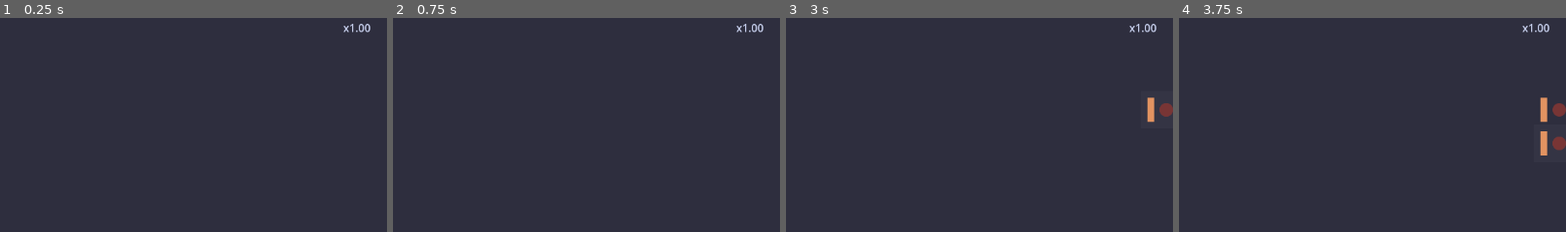
Above: before the commit, frames 1-4 (left to right).
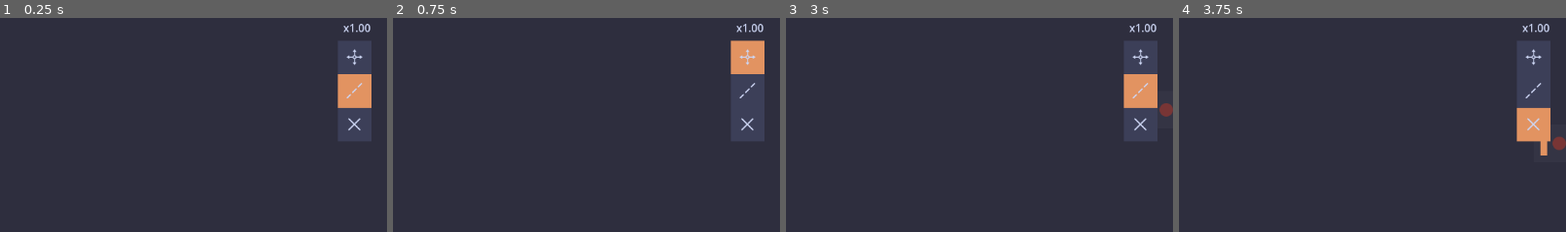
Above: after the commit, the same moments.

Repository: SinaMajdieh/SimuLogic
Game: Godot game, scene res://scenes/main.tscn
Two runs of this game, one before a commit and one after it. Both use one fixed random seed, a clock stepped at 60 frames per second and the inputs below.
Inputs (mouse positions are % of the whole screen's width and height, from its top left):
- Up to frame 1 (0.25 s): no input
- Up to frame 2 (0.75 s): click (96, 9) at 0.52 s
- Up to frame 3 (3 s): click "Input Pin" at 1.25 s; click (17, 100) at 2 s; click (96, 17) at 2.77 s
- Up to frame 4 (3.75 s): click (96, 25) at 3.52 s
The pictures show only the part of the screen within x 50-100%, y 0-50%; the shares and areas given below are measured in that part.

The runs differ from the first frame. In frame 1, 4.0% of the frame differs, in the area x 87-96%, y 10-58%; in frame 2, 4.0%; in frame 3, 3.7%; in frame 4, 4.1%, in the area x 87-100%, y 10-58%.

Commit message:
Side panel added to represent and change input modes precise movement added (horizontal and vertical movement lock while holding shift, snap to grid)

Diff:
--- a/project.godot
+++ b/project.godot
@@ -25,6 +25,7 @@
 Sim="*res://scenes/simulation.tscn"
 Arch="*res://scripts/resource/architecture.gd"
 ShortcutManager="*res://scripts/input/shortcut_manager.gd"
+InputManager="*res://scenes/input/input_manager.tscn"
 
 [display]
 
@@ -84,6 +85,16 @@
 "events": [Object(InputEventKey,"resource_local_to_scene":false,"resource_name":"","device":-1,"window_id":0,"alt_press …(189 unchanged characters)…
 ]
 }
+snap_to_grid_shortcut={
+"deadzone": 0.2,
+"events": [Object(InputEventKey,"resource_local_to_scene":false,"resource_name":"","device":-1,"window_id":0,"alt_pressed":false,"shift_pressed":false,"ctrl_pressed":true,"meta_pressed":false,"pressed":false,"keycode":0,"physical_keycode":71,"key_label":0,"unicode":0,"location":0,"echo":false,"script":null)
+]
+}
+grid_shortcut={
+"deadzone": 0.2,
+"events": [Object(InputEventKey,"resource_local_to_scene":false,"resource_name":"","device":-1,"window_id":0,"alt_pressed":false,"shift_pressed":false,"ctrl_pressed":false,"meta_pressed":false,"pressed":false,"keycode":0,"physical_keycode":71,"key_label":0,"unicode":103,"location":0,"echo":false,"script":null)
+]
+}
 
 [rendering]
 
--- a/scenes/chip/chip_ui.tscn
+++ b/scenes/chip/chip_ui.tscn
@@ -19,17 +19,8 @@
 [node name="Component" type="PanelContainer" node_paths=PackedStringArray("input_container", "output_container", "sub_chip_container", "name_tag") groups=["chip"]]
 z_index = 1
 custom_minimum_size = Vector2(50, 25)
-anchors_preset = 8
-anchor_left = 0.5
-anchor_top = 0.5
-anchor_right = 0.5
-anchor_bottom = 0.5
-offset_left = -44.0
-offset_top = -12.5
-offset_right = 44.0
-offset_bottom = 12.5
-grow_horizontal = 2
-grow_vertical = 2
+offset_right = 88.0
+offset_bottom = 28.0
 size_flags_horizontal = 3
 size_flags_vertical = 3
 theme_override_styles/panel = SubResource("StyleBoxFlat_owa1i")
--- a/scenes/main.tscn
+++ b/scenes/main.tscn
@@ -1,6 +1,7 @@
-[gd_scene load_steps=15 format=3 uid="uid://dtwyq0vdwj3v"]
+[gd_scene load_steps=16 format=3 uid="uid://dtwyq0vdwj3v"]
 
 [ext_resource type="PackedScene" uid="uid://wq7npml480cg" path="res://scenes/ui/bread_crumb.tscn" id="1_eb6dy"]
+[ext_resource type="PackedScene" uid="uid://cucu1ykyys881" path="res://scenes/panels/side_panel.tscn" id="2_a8y0u"]
 [ext_resource type="Script" path="res://scripts/working bench/infinite.gd" id="2_trceg"]
 [ext_resource type="PackedScene" uid="uid://cy7j5u7se7823" path="res://scenes/work_bench.tscn" id="3_a8y0u"]
 [ext_resource type="PackedScene" uid="uid://dcvyoavw267e8" path="res://scenes/ui/chip/imported_chips_container.tscn" id="4_jkv2x"]
@@ -50,6 +51,18 @@
 text = "Zoom"
 horizontal_alignment = 1
 vertical_alignment = 1
+
+[node name="SidePanel" parent="UI" instance=ExtResource("2_a8y0u")]
+anchors_preset = -1
+anchor_left = 0.98
+anchor_top = 0.068
+anchor_right = 0.98
+anchor_bottom = 0.068
+offset_left = -49.568
+offset_top = -0.064003
+offset_right = 0.432007
+offset_bottom = 149.936
+grow_vertical = 1
 
 [node name="WorkSpaceContainer" type="SubViewportContainer" parent="."]
 layout_mode = 2
--- a/scenes/panels/io_settings.tscn
+++ b/scenes/panels/io_settings.tscn
@@ -9,13 +9,18 @@
 shader_parameter/mix_amount = 0.0
 shader_parameter/color_over = Color(0, 0, 0, 1)
 
+[sub_resource type="StyleBoxFlat" id="StyleBoxFlat_xqasm"]
+
+[sub_resource type="Theme" id="Theme_xqasm"]
+CheckBox/styles/normal = SubResource("StyleBoxFlat_xqasm")
+
 [sub_resource type="InputEventKey" id="InputEventKey_yvoob"]
 keycode = 4194305
 
 [sub_resource type="Shortcut" id="Shortcut_ny0bi"]
 events = [SubResource("InputEventKey_yvoob")]
 
-[node name="IO" type="Control" node_paths=PackedStringArray("sim_frame_spinbox", "grid_spacing_spinbox", "show_grid_checkbox", "editable_chips_checkbox")]
+[node name="IO" type="Control" node_paths=PackedStringArray("sim_frame_spinbox", "grid_spacing_spinbox", "show_grid_checkbox", "snap_to_grid_checkbox", "editable_chips_checkbox")]
 layout_mode = 3
 anchors_preset = 15
 anchor_right = 1.0
@@ -25,7 +30,8 @@
 script = ExtResource("1_yvoob")
 sim_frame_spinbox = NodePath("Center/Panel/MainLayout/Simulation/SimFrame2")
 grid_spacing_spinbox = NodePath("Center/Panel/MainLayout/GridSizeContainer/GridSize")
-show_grid_checkbox = NodePath("Center/Panel/MainLayout/ShowGridContainer/ShowGrid")
+show_grid_checkbox = NodePath("Center/Panel/MainLayout/ShowGrid")
+snap_to_grid_checkbox = NodePath("Center/Panel/MainLayout/SnapToGrid")
 editable_chips_checkbox = NodePath("Center/Panel/MainLayout/EditableChipsContainer/EditableChips")
 
 [node name="Bacground" type="PanelContainer" parent="."]
@@ -70,13 +76,15 @@
 update_on_text_changed = true
 select_all_on_focus = true
 
-[node name="ShowGridContainer" type="HBoxContainer" parent="Center/Panel/MainLayout"]
-layout_mode = 2
-
-[node name="ShowGrid" type="CheckButton" parent="Center/Panel/MainLayout/ShowGridContainer"]
+[node name="ShowGrid" type="CheckButton" parent="Center/Panel/MainLayout"]
 layout_mode = 2
 size_flags_horizontal = 3
 text = "Show Grid"
+
+[node name="SnapToGrid" type="CheckButton" parent="Center/Panel/MainLayout"]
+layout_mode = 2
+size_flags_horizontal = 3
+text = "Snap to Grid"
 
 [node name="HSlider" type="HSeparator" parent="Center/Panel/MainLayout"]
 layout_mode = 2
@@ -114,6 +122,7 @@
 [node name="Buttons" type="HBoxContainer" parent="Center/Panel/MainLayout"]
 layout_mode = 2
 size_flags_vertical = 3
+theme = SubResource("Theme_xqasm")
 
 [node name="Save" type="Button" parent="Center/Panel/MainLayout/Buttons"]
 layout_mode = 2
--- /dev/null
+++ b/scenes/panels/side_panel.tscn
@@ -0,0 +1,60 @@
+[gd_scene load_steps=6 format=3 uid="uid://cucu1ykyys881"]
+
+[ext_resource type="Script" uid="uid://0ula3iy0uw0b" path="res://scripts/ui/panel/side panel/side_panel.gd" id="1_lcjsh"]
+[ext_resource type="Texture2D" uid="uid://b01hmdrphjr58" path="res://assets/images/side panel/drag_icon.png" id="1_xd0iq"]
+[ext_resource type="Texture2D" uid="uid://cdci57wxfue43" path="res://assets/images/side panel/wire_icon.png" id="2_lcjsh"]
+[ext_resource type="Texture2D" uid="uid://3blgtq3neu0h" path="res://assets/images/side panel/remove_icon.png" id="3_2jeft"]
+[ext_resource type="Script" uid="uid://dx0xpj8ip6bxg" path="res://scripts/ui/panel/side panel/side_pannel_button.gd" id="3_etp2t"]
+
+[node name="SidePanel" type="MarginContainer" node_paths=PackedStringArray("buttons")]
+anchors_preset = 11
+anchor_left = 1.0
+anchor_right = 1.0
+anchor_bottom = 1.0
+offset_left = -50.0
+grow_horizontal = 0
+grow_vertical = 2
+script = ExtResource("1_lcjsh")
+buttons = [NodePath("Layout/AspectRatioContainer/Move"), NodePath("Layout/AspectRatioContainer2/Wire"), NodePath("Layout/AspectRatioContainer3/Remove")]
+
+[node name="Layout" type="VBoxContainer" parent="."]
+layout_mode = 2
+theme_override_constants/separation = 0
+
+[node name="AspectRatioContainer" type="AspectRatioContainer" parent="Layout"]
+layout_mode = 2
+
+[node name="Move" type="Button" parent="Layout/AspectRatioContainer"]
+custom_minimum_size = Vector2(50, 50)
+layout_mode = 2
+tooltip_text = "Moving"
+toggle_mode = true
+icon = ExtResource("1_xd0iq")
+icon_alignment = 1
+script = ExtResource("3_etp2t")
+mode = 1
+
+[node name="AspectRatioContainer2" type="AspectRatioContainer" parent="Layout"]
+layout_mode = 2
+
+[node name="Wire" type="Button" parent="Layout/AspectRatioContainer2"]
+custom_minimum_size = Vector2(50, 50)
+layout_mode = 2
+tooltip_text = "Wiring"
+toggle_mode = true
+icon = ExtResource("2_lcjsh")
+icon_alignment = 1
+script = ExtResource("3_etp2t")
+
+[node name="AspectRatioContainer3" type="AspectRatioContainer" parent="Layout"]
+layout_mode = 2
+
+[node name="Remove" type="Button" parent="Layout/AspectRatioContainer3"]
+custom_minimum_size = Vector2(50, 50)
+layout_mode = 2
+tooltip_text = "Removing"
+toggle_mode = true
+icon = ExtResource("3_2jeft")
+icon_alignment = 1
+script = ExtResource("3_etp2t")
+mode = 2
--- a/scenes/work_bench.tscn
+++ b/scenes/work_bench.tscn
@@ -1,11 +1,10 @@
-[gd_scene load_steps=9 format=3 uid="uid://cy7j5u7se7823"]
+[gd_scene load_steps=8 format=3 uid="uid://cy7j5u7se7823"]
 
 [ext_resource type="Script" uid="uid://b6wv050rt3hh5" path="res://scripts/working bench/working_bench.gd" id="1_pdxho"]
 [ext_resource type="Script" path="res://scripts/pin/pin_manager.gd" id="3_1bg2q"]
 [ext_resource type="Script" path="res://scripts/chip/chips_manager.gd" id="3_a5pla"]
 [ext_resource type="Script" uid="uid://cdp0ifrkk45gk" path="res://scripts/wire/wire_manager.gd" id="3_agj7r"]
 [ext_resource type="PackedScene" uid="uid://t0w1bae56yu7" path="res://scenes/wire/wire_preview.tscn" id="4_agj7r"]
-[ext_resource type="PackedScene" uid="uid://csc52ych6nj08" path="res://scenes/input/input_manager.tscn" id="6_gqfpb"]
 [ext_resource type="Script" uid="uid://ctjt5t6g8dd0r" path="res://scripts/timer.gd" id="7_ihl7h"]
 
 [sub_resource type="StyleBoxFlat" id="StyleBoxFlat_kcgij"]
@@ -25,8 +24,6 @@
 input_pin_count = 0
 output_pin_count = 0
 wire_container = NodePath("Wires")
-
-[node name="InputManager" parent="." instance=ExtResource("6_gqfpb")]
 
 [node name="Wires" type="Node2D" parent="."]
 script = ExtResource("3_agj7r")
--- a/scripts/communication/working_bench.gd
+++ b/scripts/communication/working_bench.gd
@@ -20,6 +20,9 @@
     set(value):
         grid_spacing = value
         work_bench.queue_redraw()
+
+# Wether to snap to grid or not
+var snap_to_grid: bool = false
 
 # ======================
 # SIGNAL DEFINITIONS
@@ -101,3 +104,14 @@
 
 func change_output_pins(amount: int) -> void:
     output_pins_changed.emit(amount)
+
+func toggle_snap_to_grid() -> void:
+    WorkBenchComm.snap_to_grid = not WorkBenchComm.snap_to_grid
+
+func toggle_grid() -> void:
+    show_grid = not show_grid
+
+func _ready() -> void:
+    ShortcutManager.register_shortcut("snap_to_grid_shortcut", toggle_snap_to_grid)
+    #! ShortcutMnager cant handle overlapping shortcuts for example 'CTR+G' also triggers 'CTR' and 'g' both
+    #ShortcutManager.register_shortcut("grid_shortcut", toggle_grid)
--- a/scripts/input/input_manager.gd
+++ b/scripts/input/input_manager.gd
@@ -1,29 +1,36 @@
-class_name InputManager
+class_name InputManagerClass
 extends Node
 
 # ======================
 # INPUT MODE MANAGEMENT:
 # ----------------------
-# This class manages different input modes for user interactions.
-# It toggles between wiring, moving, and removing modes dynamically.
+# This class controls input handling and toggles between different interaction modes.
+# It supports wiring, moving, and removing components dynamically.
 # ======================
 
 # === INPUT MODE ENUMERATION ===
-# Defines available input modes for interaction.
+# Defines available input modes for user interaction.
 enum Mode {WIRING, MOVING, REMOVING}
 
-# === CURRENT MODE TRACKING ===
-# Stores the active input mode.
-var current_mode: Mode = Mode.WIRING
+# === SIGNAL DEFINITIONS ===
+# Notifies when the input mode has changed.
+signal mode_changed(mode: Mode)
+
+# === ACTIVE INPUT MODE TRACKING ===
+# Stores the currently selected input mode.
+var current_mode: Mode = Mode.WIRING:
+    set(value):
+        current_mode = value
+        mode_changed.emit(current_mode)
 
 # === INPUT PROCESSING STATUS ===
-# Controls whether input handling is currently enabled.
+# Determines if input handling is enabled or disabled.
 var is_active: bool = true
 
 # ======================
-# UPDATE ACTIVE INPUT MODE
+# SWITCH ACTIVE INPUT MODE
 # ----------------------
-# Switches to a new input mode and applies the changes to child InputMode instances.
+# Updates the mode and applies changes to child InputMode instances.
 # ======================
 func update_active_mode(mode: Mode) -> void:
     current_mode = mode
@@ -39,16 +46,16 @@
 # ======================
 # HANDLE INPUT EVENTS
 # ----------------------
-# Detects key presses and toggles input modes accordingly.
+# Detects user key presses and toggles input modes accordingly.
 # ======================
-func _input(event: InputEvent) -> void:
+func _unhandled_input(event: InputEvent) -> void:
     if event is InputEventKey and event.is_pressed():
         toggle_mode(event.keycode)
 
 # ======================
-# TOGGLE INPUT MODE
+# TOGGLE INPUT MODE VIA KEY PRESS
 # ----------------------
-# Switches between different input modes when specific keys are pressed.
+# Switches between interaction modes based on specific key inputs.
 # ======================
 func toggle_mode(keycode: Key) -> void:
     if not is_active:
@@ -65,15 +72,15 @@
 # ======================
 # INITIALIZE INPUT MANAGER
 # ----------------------
-# Sets the default input mode upon startup.
+# Sets the default input mode when the scene is loaded.
 # ======================
 func _ready() -> void:
     update_active_mode(current_mode)
 
 # ======================
-# STOP INPUT PROCESSING
+# DISABLE INPUT HANDLING
 # ----------------------
-# Disables input handling and deactivates all input modes.
+# Stops processing input and deactivates all input modes.
 # ======================
 func stop_processing_input() -> void:
     is_active = false
@@ -84,9 +91,9 @@
             mode_instance.deactivate()
 
 # ======================
-# RESUME INPUT PROCESSING
+# ENABLE INPUT HANDLING
 # ----------------------
-# Enables input handling and reactivates the last selected mode.
+# Resumes input processing and reactivates the last selected mode.
 # ======================
 func continue_processing_input() -> void:
     is_active = true
--- a/scripts/input/inpute_mode.gd
+++ b/scripts/input/inpute_mode.gd
@@ -10,7 +10,7 @@
 
 # === MODE TYPE DEFINITION ===
 # Specifies the mode type associated with this input mode.
-@export var mode: InputManager.Mode
+@export var mode: InputManagerClass.Mode
 
 # === MODE ACTIVITY TRACKING ===
 # Determines whether the mode is currently active.
--- a/scripts/input/moving/chip_movement.gd
+++ b/scripts/input/moving/chip_movement.gd
@@ -4,19 +4,26 @@
 # ITEM DRAGGING HANDLER:
 # ----------------------
 # This class manages dragging interactions for UI elements (chips, pins).
-# It tracks the selected item and ensures smooth movement using grid snapping.
+# It tracks the selected item and ensures smooth movement using axis locking and grid snapping.
 # ======================
 
 # === DRAGGING STATE VARIABLES ===
 # Stores the currently dragged UI item and its offset from the cursor position.
 var dragged_item: Control = null
 var drag_offset: Vector2 = Vector2.ZERO
+var start_position: Vector2
+
+# === AXIS LOCKING CONFIGURATION ===
+# Helps constrain movement along a dominant axis during dragging.
+enum Axis {X, Y, NONE}
+const AXIS_LOCK_THRESHOLD: float = 4
+var locked_axis: Axis = Axis.NONE
 
 # ======================
 # HANDLE ITEM DRAGGING
 # ----------------------
 # Processes input events, updating item positions and stopping dragging when released.
-# Supports optional grid snapping when the shift key is held.
+# Supports axis locking and optional grid snapping when the shift key is held.
 # ======================
 func process_drag(event: InputEvent) -> void:
     if not dragged_item:
@@ -26,16 +33,45 @@
     if event is InputEventMouseButton and event.button_index == MOUSE_BUTTON_LEFT:
         if not event.pressed:
             dragged_item = null
+            locked_axis = Axis.NONE
 
     # Update the dragged item's position based on mouse movement
     elif event is InputEventMouseMotion:
-        var absolute_position: Vector2 = event.position - drag_offset
+        var absolute_position: Vector2 = event.global_position - drag_offset
+        var new_position: Vector2 = absolute_position
 
-        # Apply grid snapping if the shift key is held
+        # Apply axis constraint if shift is held
         if Input.is_action_pressed("left_shift"):
-            dragged_item.global_position = snap_to_grid(absolute_position)
+            new_position = constrain_position(start_position, absolute_position)
+
+        # Apply grid snapping if enabled
+        if WorkBenchComm.snap_to_grid:
+            new_position = snap_to_grid(new_position)
+
+        # Update item position
+        dragged_item.global_position = new_position
+
+# ======================
+# CONSTRAIN MOVEMENT ALONG DOMINANT AXIS
+# ----------------------
+# Locks movement to the axis with the greatest displacement when shift is held.
+# ======================
+func constrain_position(position: Vector2, mouse_position: Vector2) -> Vector2:
+    var delta: Vector2 = mouse_position - position
+    var new_position: Vector2 = mouse_position
+
+    # Lock axis movement if displacement exceeds the threshold
+    if locked_axis == Axis.NONE and delta.length() > AXIS_LOCK_THRESHOLD:
+        locked_axis = Axis.X if abs(delta.x) > abs(delta.y) else Axis.Y
+
+    # Maintain locked axis alignment
+    elif locked_axis != Axis.NONE:
+        if locked_axis == Axis.X:
+            new_position.y = position.y
         else:
-            dragged_item.global_position = absolute_position
+            new_position.x = position.x
+
+    return new_position
 
 # ======================
 # SNAP POSITION TO GRID
@@ -59,6 +95,7 @@
         return
 
     dragged_item = item
+    start_position = item.global_position
     drag_offset = clicked_position - item.global_position  # Store the offset for precise movement
 
 # ======================
--- a/scripts/ui/panel/io_settings.gd
+++ b/scripts/ui/panel/io_settings.gd
@@ -12,6 +12,7 @@
 @export var sim_frame_spinbox: SpinBox  # Controls simulation frame rate
 @export var grid_spacing_spinbox: SpinBox  # Controls grid spacing
 @export var show_grid_checkbox: CheckButton  # Toggles grid visibility
+@export var snap_to_grid_checkbox: CheckButton # Toggle snap to grid
 @export var editable_chips_checkbox: CheckButton  # Toggles grid visibility
 
 # ======================
@@ -23,6 +24,7 @@
 	sim_frame_spinbox.set_value(WorkBenchComm.work_bench.simulation_frame)
 	grid_spacing_spinbox.set_value(WorkBenchComm.grid_spacing)
 	show_grid_checkbox.button_pressed = WorkBenchComm.show_grid
+	snap_to_grid_checkbox.button_pressed = WorkBenchComm.snap_to_grid
 	editable_chips_checkbox.button_pressed = Arch.editale_chips
 
 # ======================
@@ -43,6 +45,7 @@
 	Comm.set_sim_frame(int(sim_frame_spinbox.value))  # Update simulation frame rate
 	WorkBenchComm.grid_spacing = int(grid_spacing_spinbox.value)  # Apply grid spacing
 	WorkBenchComm.show_grid = show_grid_checkbox.button_pressed  # Update grid visibility
+	WorkBenchComm.snap_to_grid = snap_to_grid_checkbox.button_pressed
 	Arch.editale_chips = editable_chips_checkbox.button_pressed
 
 	visible = false  # Hide settings panel after applying changes
--- /dev/null
+++ b/scripts/ui/panel/side panel/side_panel.gd
@@ -0,0 +1,40 @@
+extends MarginContainer
+
+# ======================
+# INPUT MODE BUTTON PANEL:
+# ----------------------
+# This class manages a set of buttons for toggling input modes.
+# It updates button states dynamically based on mode changes.
+# ======================
+
+# === BUTTON CONTAINER ===
+# Stores an array of buttons used for selecting input modes.
+@export var buttons: Array[Button] = []
+
+# ======================
+# UPDATE BUTTON STATES BASED ON MODE
+# ----------------------
+# Sets the pressed state for buttons corresponding to the active mode.
+# ======================
+func change_mode(mode: InputManager.Mode) -> void:
+    for button: Button in buttons:
+        button.button_pressed = (button.mode == mode)
+
+# ======================
+# INITIALIZE BUTTON CONNECTIONS
+# ----------------------
+# Connects button signals and synchronizes mode states upon startup.
+# ======================
+func _ready() -> void:
+    for button in buttons:
+        button.change_mode.connect(update_input_mode)
+    InputManager.mode_changed.connect(change_mode)
+    change_mode(InputManager.current_mode)
+
+# ======================
+# HANDLE INPUT MODE CHANGES
+# ----------------------
+# Updates the active input mode when a button is pressed.
+# ======================
+func update_input_mode(mode: InputManagerClass.Mode) -> void:
+    InputManager.update_active_mode(mode)
--- /dev/null
+++ b/scripts/ui/panel/side panel/side_pannel_button.gd
@@ -0,0 +1,32 @@
+extends Button
+
+# ======================
+# INPUT MODE BUTTON:
+# ----------------------
+# This class represents a button for switching input modes.
+# It emits a signal when pressed to update the selected mode.
+# ======================
+
+# === MODE CONFIGURATION ===
+# Stores the associated input mode for this button.
+@export var mode: InputManagerClass.Mode
+
+# === SIGNAL DEFINITIONS ===
+# Emits an event when the button is pressed, changing the mode.
+signal change_mode(mode: InputManagerClass.Mode)
+
+# ======================
+# HANDLE BUTTON PRESS
+# ----------------------
+# Emits the mode change signal when pressed.
+# ======================
+func _on_pressed() -> void:
+    change_mode.emit(mode)
+
+# ======================
+# CONNECT BUTTON EVENT
+# ----------------------
+# Links the press event to trigger the mode change signal.
+# ======================
+func _ready() -> void:
+    pressed.connect(_on_pressed)
--- a/scripts/working bench/working_bench.gd
+++ b/scripts/working bench/working_bench.gd
@@ -36,7 +36,6 @@
 @onready var output_pin_container: Control = $Container/Outputs
 @onready var sub_chips_container: Control = $Container/Chips
 @export var wire_container: Node2D
-@onready var input_manager: Node = $InputManager
 
 # ======================
 # SIMULATION FRAME SETTINGS
@@ -96,7 +95,6 @@
 # ======================
 func _ready() -> void:
 	connect_signals()
-
 	# Import stored chip blueprints into workbench
 	for bp in chip_blueprints:
 		sub_chips_container.import_chip(bp)
@@ -113,9 +111,6 @@
 	if Input.is_action_just_pressed("ui_left_click"):
 		if get_global_rect().has_point(event.position):
 			InputBus.notify_work_bench_clicked(event.position)
-			input_manager.continue_processing_input()
-		else:
-			input_manager.stop_processing_input()
 
 # ======================
 # GENERATE CHIP BLUEPRINT
Binary file added: assets/images/side panel/drag_icon.png
Not shown, added: assets/images/side panel/drag_icon.png.import
Binary file added: assets/images/side panel/drag_icon_black.png
Not shown, added: assets/images/side panel/drag_icon_black.png.import
Binary file added: assets/images/side panel/move_icon_black.png
Not shown, added: assets/images/side panel/move_icon_black.png.import
Binary file added: assets/images/side panel/remove_icon.png
Not shown, added: assets/images/side panel/remove_icon.png.import
Binary file added: assets/images/side panel/wire_icon.png
Not shown, added: assets/images/side panel/wire_icon.png.import
Binary file added: assets/images/side panel/wire_icon_black.png
Not shown, added: assets/images/side panel/wire_icon_black.png.import
(and 3 more such lines)
